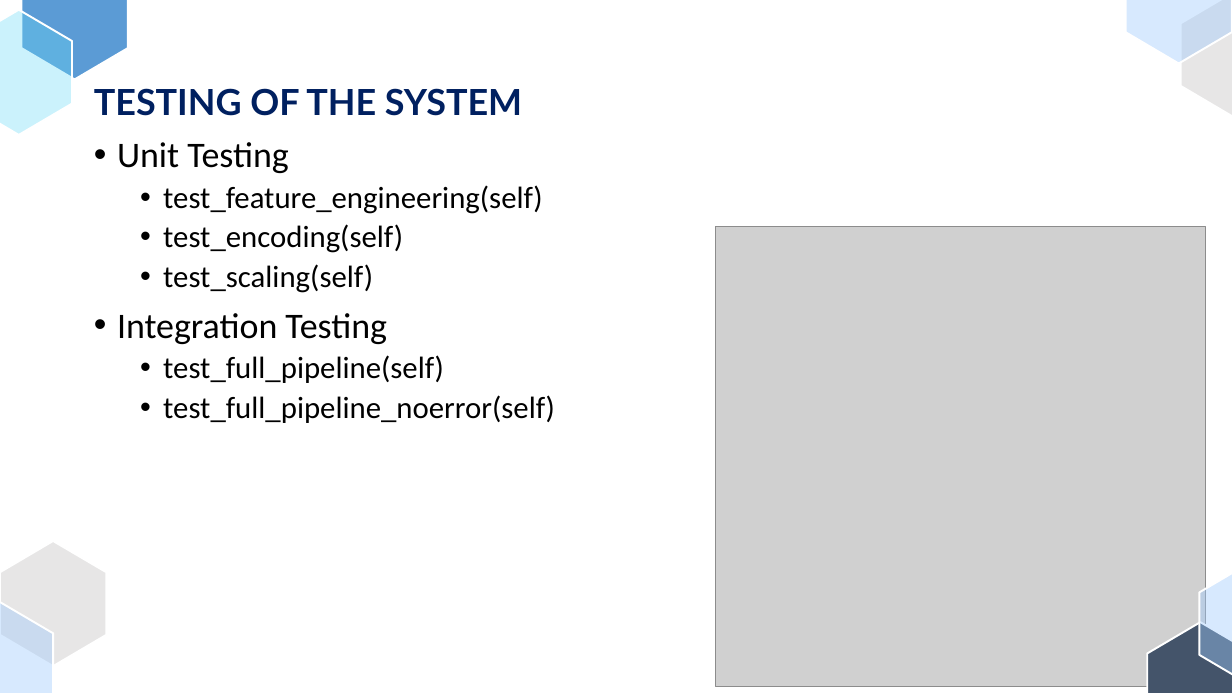
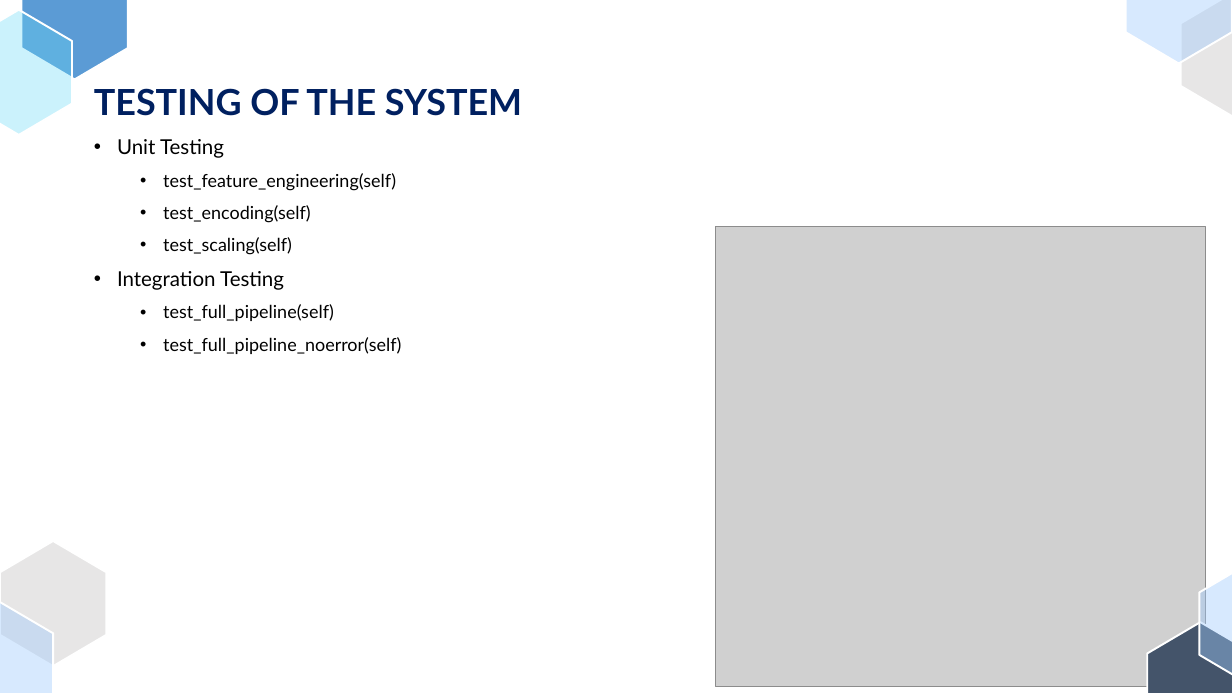
Before and after one commit to taimoor0078/Programming-20054191-, a slide deck: slide 12 of Final Presentation.pptx. Drawn at 1232x693 pixels with LibreOffice and Linux fonts; fonts in the diff are those of the drawing; grey boxes stand for pictures. Boxes give left, top, right and bottom in pixels: in the first picture for what was removed or moved away, otherwise in the second. Text is boxed around its words. In the diff, an @@ line names an element or a change of style, - is before the commit and + after.

```diff
--- a/Final Presentation.pptx
+++ b/Final Presentation.pptx
@@ text "Unit Testing" at <box>117,139,401,354</box>: size 28 to 16 pt in "Unit Testing", "Integration Testing"; font Calibri to Lato; size 24 to 14 pt in "test_feature_engineering(self)", "test_encoding(self)", "test_scaling(self)", "test_full_pipeline(self)" and 1 more places; list level 2 to 3 in "test_feature_engineering(self)"; list level 2 to 3 in "test_encoding(self)"; list level 2 to 3 in "test_scaling(self)"; list level 2 to 3 in "test_full_pipeline(self)"; list level 2 to 3 in "test_full_pipeline_noerror(self)" @@
```
Also in this commit, not shown: 2 other slides changed, 1 slide added.
